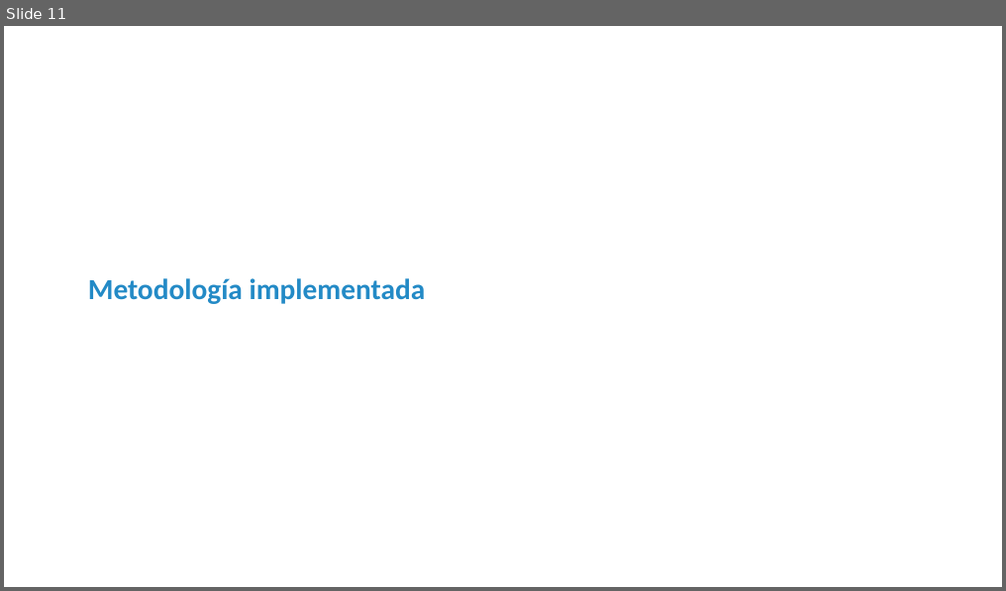
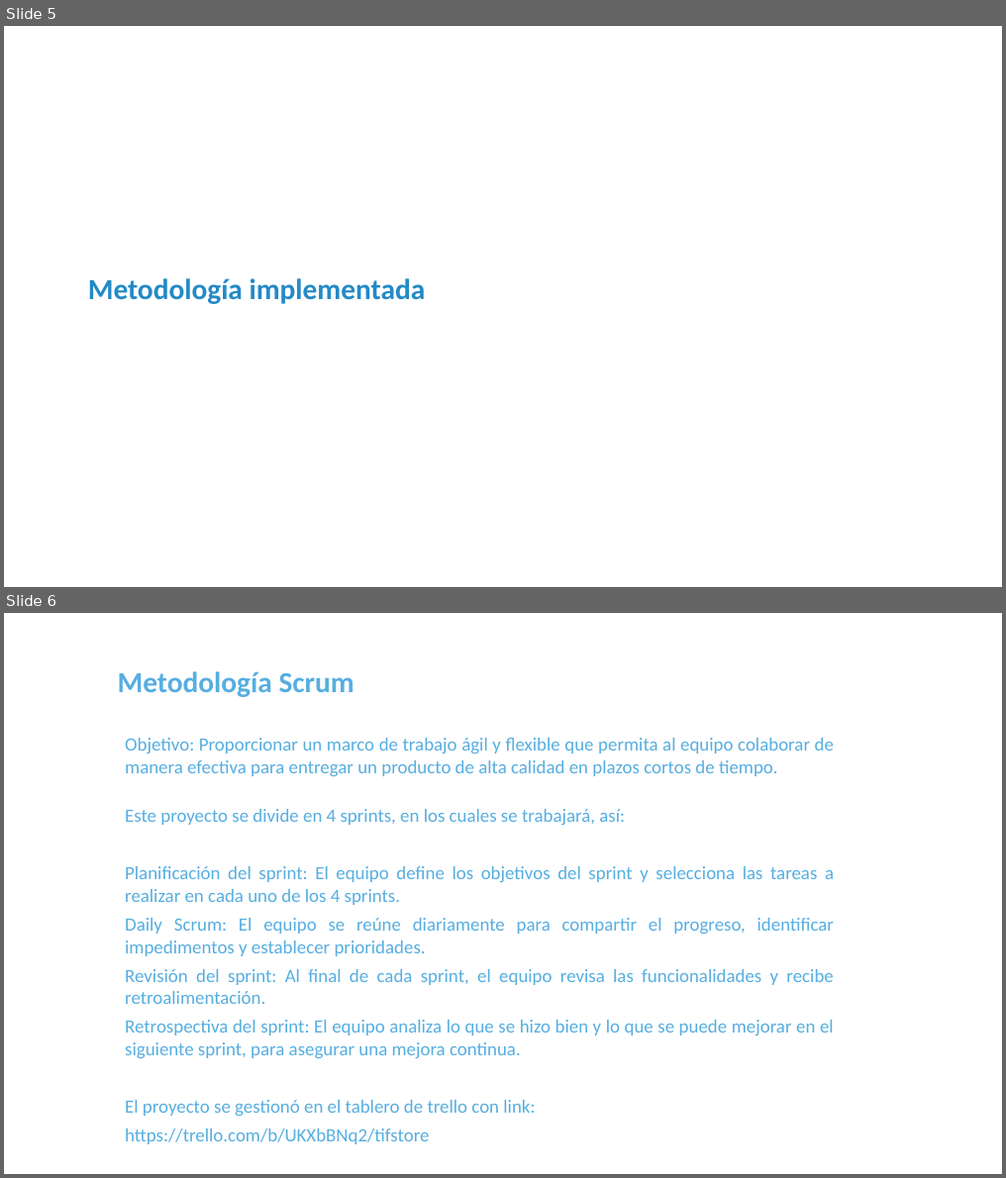
Before and after one commit to Djespinosa/TifStore, a slide deck: src/assets/Documentación/TIF_Store_presentación.pptx. Shown one above the other, each under a label of ours: slide 11 before the commit, slides 5 and 6 after it. The pictures are 1006x591 and 1006x1178 pixels, drawn with LibreOffice and Linux fonts; fonts in the diff are those of the drawing; background and template pictures are left out. Boxes give left, top, right and bottom in pixels: in the first picture for what was removed or moved away, otherwise in the second. Text is boxed around its words. In the diff, an @@ line names an element or a change of style, - is before the commit and + after.

```diff
--- a/src/assets/Documentación/TIF_Store_presentación.pptx
+++ b/src/assets/Documentación/TIF_Store_presentación.pptx
@@ slide 6 added at (4,613,1002,1174), background #FFFFFF @@
@@ title added at (118,671,354,697), 28 pt, text #56AEE1, bold @@
+Metodología Scrum
@@ text added at (125,738,834,776), 18 pt, text #56AEE1 @@
+Objetivo: Proporcionar un marco de trabajo ágil y flexible que permita al equipo colaborar de manera efectiva para entregar un producto de alta calidad en plazos cortos de tiempo.
@@ text added at (125,809,834,1145), 18 pt, text #56AEE1 @@
+Este proyecto se divide en 4 sprints, en los cuales se trabajará, así:
+Planificación del sprint: El equipo define los objetivos del sprint y selecciona las tareas a realizar en cada uno de los 4 sprints.
+Daily Scrum: El equipo se reúne diariamente para compartir el progreso, identificar impedimentos y establecer prioridades.
+Revisión del sprint: Al final de cada sprint, el equipo revisa las funcionalidades y recibe retroalimentación.
+Retrospectiva del sprint: El equipo analiza lo que se hizo bien y lo que se puede mejorar en el siguiente sprint, para asegurar una mejora continua.
+El proyecto se gestionó en el tablero de trello con link:
+https://trello.com/b/UKXbBNq2/tifstore
@@ what was slide 11 is now slide 5 @@
```
Also in this commit, not shown: 6 slides changed, 2 other slides added, 5 slides removed, 26 other files.
